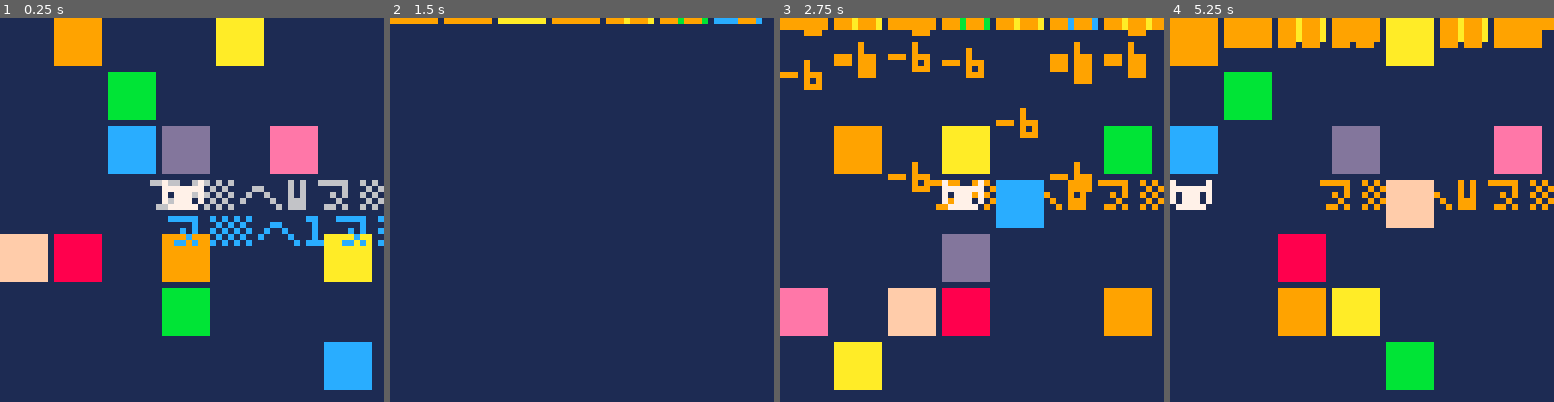
Above: before the commit, frames 1-4 (left to right).
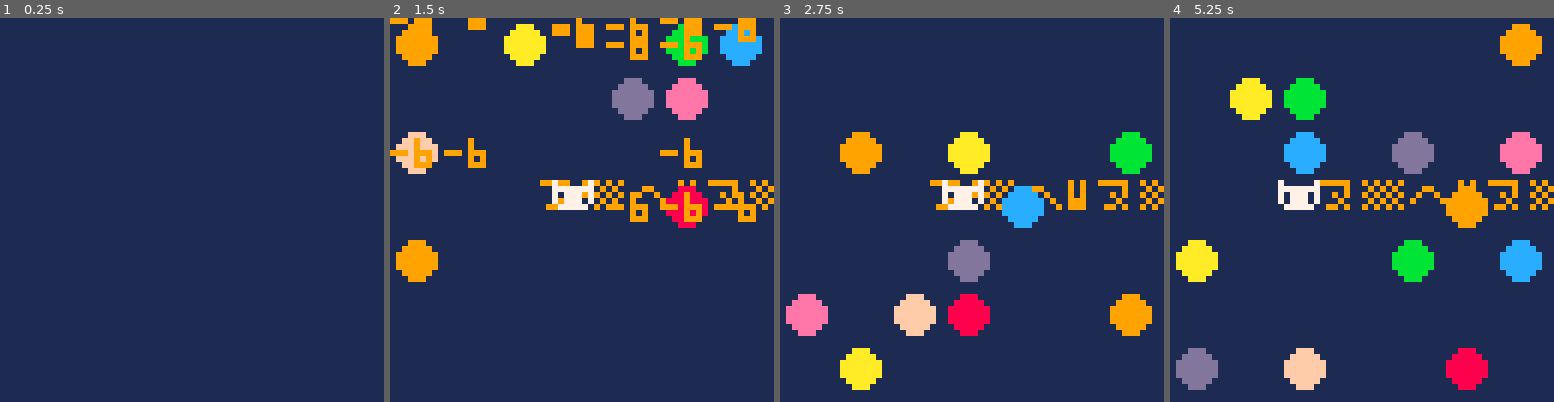
Above: after the commit, the same moments.

Repository: pancelor/bubble-cat
Game: PICO-8 cartridge min.p8
The game is run twice, just before and just after one commit, with the same random seed, the same clock (stepped at 60 frames per second) and the same inputs.
Inputs:
- Up to frame 1 (0.25 s): no input
- Up to frame 2 (1.5 s): tap O (Z key) at 0.33, 0.7, 1.43 s; tap X (X key) at 1.07 s
- Up to frame 3 (2.75 s): hold Left 1.97-2.37 s; tap X (X key) at 2.07, 2.4, 2.73 s; tap O (Z key) at 2.22 s; hold Down from 2.42 s (still down)
- Up to frame 4 (5.25 s): release Down at 2.82 s; hold Right 2.87-3.53 s; tap X (X key) every 0.33 s from 3.07 to 5.07 s; tap O (Z key) at 3.1, 3.98, 4.87 s; hold Up 3.58-4.08 s; hold Right 4.13-4.53 s; hold Down 4.58-5.08 s; hold Left from 5.13 s (still down)

The runs differ from the first frame. In frame 1, 22% of the frame differs, in the area x 0-100%, y 0-97%; in frame 2, 13%; in frame 3, 13%; in frame 4, 31%.

Commit message:
circles; 705

Diff:
--- a/min.lua
+++ b/min.lua
@@ -1,19 +1,19 @@
-poke(13-😐,3)sc=0sz=0fl={}rf=rectfill
+poke(13-😐,3)sc=0sz=0fl={}rf=circfill
 ::g::bln=0px=3py=3
 function fa(x,y,n)sz+=n add(fl,{x,y,n})end
 for i=0,48do
 x,y=i%7,i\7if(rnd()<.25and i~=24)bln+=2poke(bln,x,y)
 end
-::_::b=btnp()d=sgn(sz-sc)ox=px?"⁶1⁶c5"
-if(sz~=sc)sc+=d d+=5
-rf(0,t(),64,64,1)oy=py?"⁶w⁶t"..sc,24,27,5+d
+::_::b=btnp()d=sgn(sz-sc)ox=px?"⁶1⁶c2"
+if(sz~=sc)sc+=d d+=6
+rf(32,32,64-t(),1)oy=py?"⁶w⁶t"..sc,24,27,4+d
 if(b\16>0)b=-1
 if(b>0)fcn=b*.5938&.75
 if(fc)px+=cos(fc)py+=sin(fc)else fc,fcn=fcn
 if(abs(px-3)>3or abs(py-3)>3)px,py,fc=ox,oy
 ?"🐱",px*9,py*9,7
 for i=2,bln,2do
-v=@(i+1)*9u=@i*9rf(u,v,u+7,v+7,i/2|8)
+v=@(i+1)*9u=@i*9rf(u+4,v+4,3,i/2|8)
 if(py==v\9and @i==px)px,py,fc=ox,oy poke2(i,%bln)bln-=2fa(u,v,"+1")?"⁷i6v1d1"
 if(b<0)fa(u,v,"-6")
 end
